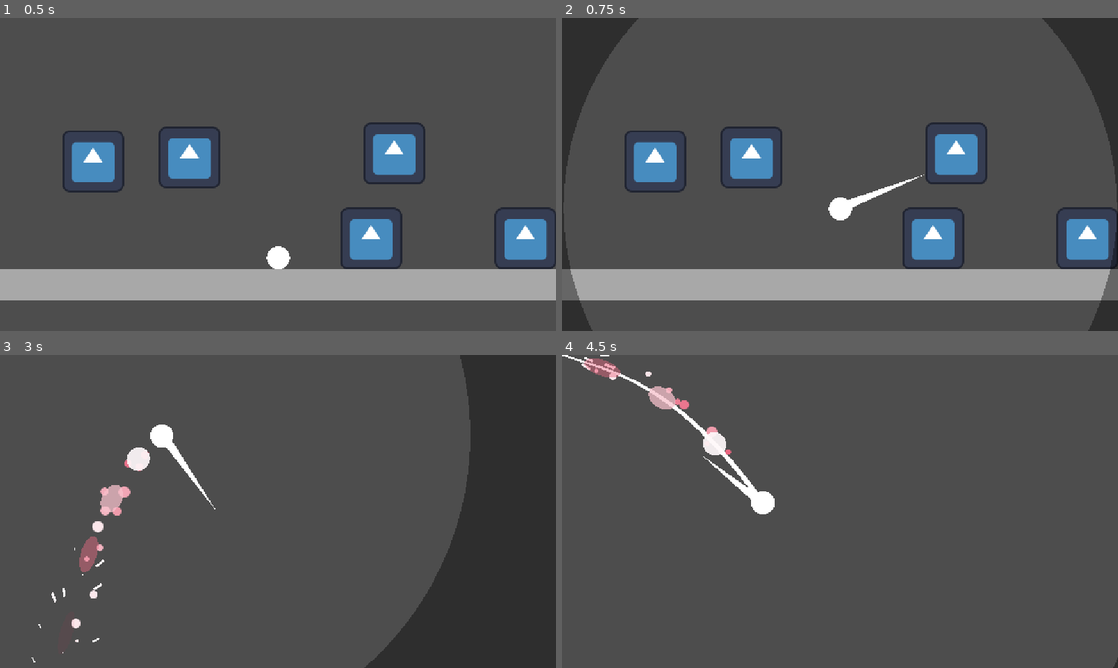
Above: before the commit, frames 1-4 (two rows, left to right).
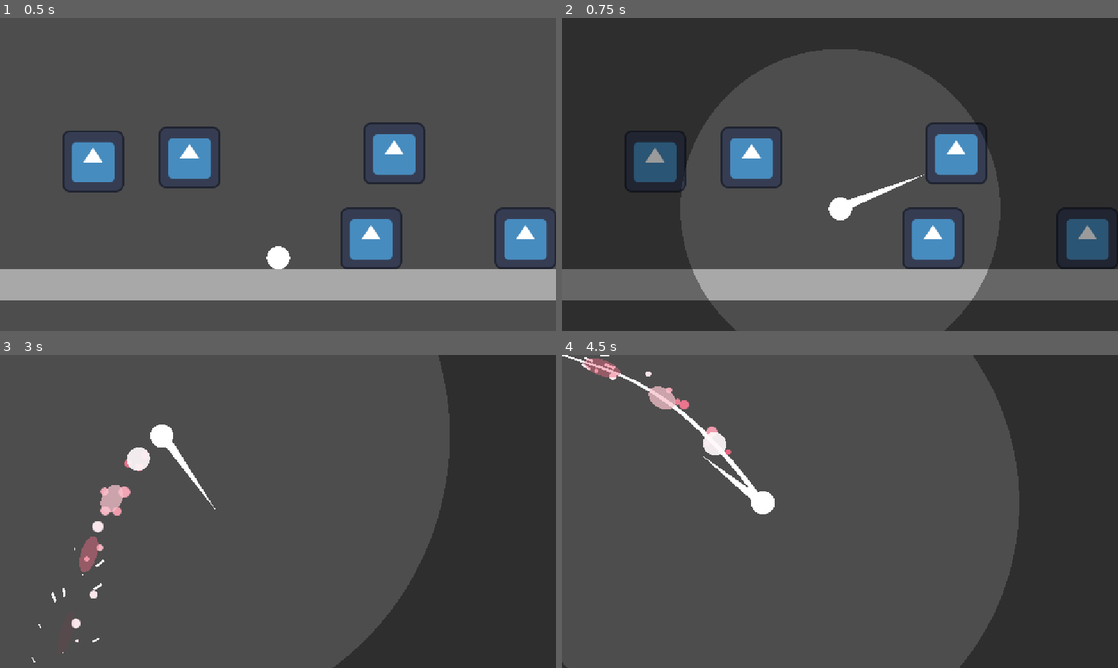
Above: after the commit, the same moments.

Repository: cookie1170/juice-test
Game: Godot game, scene res://levels/main.tscn
The game is run twice, just before and just after one commit, with the same random seed, the same clock (stepped at 60 frames per second) and the same inputs. The engine's default icon, where the game draws it, is replaced by a stand-in: a white triangle on a blue panel in a dark square.
Inputs (mouse positions are in pixels of both pictures, inside the frame that each line leads up to):
- Up to frame 1 (0.5 s): no input
- Up to frame 2 (0.75 s): tap Enter (ui_accept) at 0.5 s; move the mouse to (962, 158) at 0.52 s; press the mouse at (962, 158) at 0.53 s; hold D (right) from 0.53 s (still down)
- Up to frame 3 (3 s): tap Enter (ui_accept) at 0.77 s; release D (right) at 1.25 s; release the mouse at (400, 495) at 1.25 s; drag from (166, 527) to (522, 574) at 1.27 s; move the mouse to (333, 442) at 2.02 s; hold D (right) 2.03-2.75 s; hold Space (bounce) 2.03-2.75 s; click (333, 442) at 2.3 s; drag from (250, 574) to (183, 433) at 2.77 s
- Up to frame 4 (4.5 s): move the mouse to (1006, 558) at 3.52 s; hold A (left) 3.53-4.25 s; hold F 3.53-4.25 s; tap Enter (ui_accept) at 3.77 s; click (1006, 558) at 3.8 s; drag from (673, 464) to (756, 433) at 4.27 s

Frame 1 is identical in both runs. In frame 2, 49% of the frame differs, in the area x 0-100%, y 0-100%; in frame 3, 4.1%; in frame 4, 21%.

Commit message:
player getting hit effects

Diff:
--- a/common/vignette.gd
+++ b/common/vignette.gd
@@ -11,7 +11,7 @@
 	material.set_shader_parameter("size", size)
 	if tween:
 		tween.kill()
-	tween = get_tree().create_tween()
+	tween = get_tree().create_tween().set_ignore_time_scale()
 	match type:
 		0:
 			tween.tween_method(func(value: float):
--- a/player/dashing.gd
+++ b/player/dashing.gd
@@ -42,7 +42,7 @@
 		vel_tween.kill()
 	if time_tween:
 		time_tween.kill()
-	Vignette.fade_vignette(vignette_dist, 0.25, 0)
+	Vignette.fade_vignette(vignette_dist, 0.5, 0)
 	dash_particles_1.emitting = false
 	dash_particles_2.emitting = false
 	dash_indicator.change_visible(false)
@@ -52,7 +52,6 @@
 func _physics_process(delta: float) -> void:
 	if Input.is_action_pressed("dash") and not has_pressed:
 		owner.velocity.y -= owner.fall_grav * delta
-		Vignette.pos = owner.phantom_camera.to_local(owner.mesh.global_position)
 		if Input.is_action_just_pressed("abort_dash"):
 			state_changed.emit(falling_state)
 	if Input.is_action_just_released("dash"):
@@ -75,6 +74,8 @@
 		scale_tween.kill()
 	if color_tween:
 		color_tween.kill()
+	if owner.hit_flash_tween:
+		owner.hit_flash_tween.kill()
 	scale_tween = get_tree().create_tween()
 	scale_tween.set_ease(Tween.EASE_IN_OUT).set_trans(Tween.TRANS_SINE)
 	color_tween = get_tree().create_tween().set_parallel()
--- a/player/player.tscn
+++ b/player/player.tscn
@@ -109,7 +109,70 @@
 scale_curve = SubResource("CurveTexture_kb6p2")
 color_ramp = SubResource("GradientTexture1D_kb6p2")
 
-[node name="Player" type="CharacterBody2D" node_paths=PackedStringArray("hang_timer", "offset_timer", "dash_attack_timer", "mesh", "dash_particles", "trail", "dash_hitbox", "hurtbox", "state_machine", "bouncing_state", "falling_state", "dashing_state", "grounded_state")]
+[sub_resource type="Gradient" id="Gradient_kb6p2"]
+offsets = PackedFloat32Array(0, 0.5)
+colors = PackedColorArray(0.862745, 0.0784314, 0.235294, 1, 0.986274, 0.907843, 0.923529, 1)
+metadata/_snap_enabled = true
+
+[sub_resource type="GradientTexture1D" id="GradientTexture1D_wodsf"]
+gradient = SubResource("Gradient_kb6p2")
+
+[sub_resource type="Curve" id="Curve_32hag"]
+_limits = [0.0, 100.0, 0.0, 1.0]
+_data = [Vector2(0, 1), 0.0, 0.0, 0, 0, Vector2(0.5, 100), 0.0, 0.0, 0, 0]
+point_count = 2
+
+[sub_resource type="CurveTexture" id="CurveTexture_tqiix"]
+curve = SubResource("Curve_32hag")
+
+[sub_resource type="Curve" id="Curve_e7oew"]
+_data = [Vector2(1e-05, 0), 0.0, 0.0, 0, 0, Vector2(0.1, 1), 0.0, 0.0, 0, 0, Vector2(0.8, 1), 0.0, 0.0, 0, 0, Vector2(0.99999, 0), 0.0, 0.0, 0, 0]
+point_count = 4
+
+[sub_resource type="CurveTexture" id="CurveTexture_c35mf"]
+curve = SubResource("Curve_e7oew")
+
+[sub_resource type="ParticleProcessMaterial" id="ParticleProcessMaterial_65viv"]
+lifetime_randomness = 0.5
+particle_flag_disable_z = true
+initial_velocity_min = 303.92
+initial_velocity_max = 333.33
+gravity = Vector3(0, 0, 0)
+damping_min = 8.0
+damping_max = 8.0
+damping_curve = SubResource("CurveTexture_tqiix")
+scale_min = 0.5
+scale_max = 1.5
+scale_curve = SubResource("CurveTexture_c35mf")
+color_ramp = SubResource("GradientTexture1D_wodsf")
+
+[sub_resource type="Gradient" id="Gradient_wodsf"]
+offsets = PackedFloat32Array(0, 0.5)
+colors = PackedColorArray(0.862745, 0.0784314, 0.235294, 1, 1, 1, 1, 1)
+metadata/_snap_enabled = true
+
+[sub_resource type="GradientTexture1D" id="GradientTexture1D_32hag"]
+gradient = SubResource("Gradient_wodsf")
+
+[sub_resource type="Curve" id="Curve_tqiix"]
+_data = [Vector2(1e-05, 0), 0.0, 0.0, 0, 0, Vector2(0.1, 1), 0.0, 0.0, 0, 0, Vector2(0.99999, 0), 0.0, 0.0, 0, 0]
+point_count = 3
+
+[sub_resource type="CurveTexture" id="CurveTexture_e7oew"]
+curve = SubResource("Curve_tqiix")
+
+[sub_resource type="ParticleProcessMaterial" id="ParticleProcessMaterial_c35mf"]
+lifetime_randomness = 0.5
+particle_flag_align_y = true
+particle_flag_disable_z = true
+spread = 25.0
+initial_velocity_min = 367.65
+initial_velocity_max = 411.77
+gravity = Vector3(0, 98, 0)
+scale_curve = SubResource("CurveTexture_e7oew")
+color_ramp = SubResource("GradientTexture1D_32hag")
+
+[node name="Player" type="CharacterBody2D" node_paths=PackedStringArray("hang_timer", "offset_timer", "dash_attack_timer", "mesh", "dash_particles", "hurt_particles_1", "hurt_particles_2", "trail", "dash_hitbox", "hurtbox", "state_machine", "bouncing_state", "falling_state", "dashing_state", "grounded_state")]
 physics_interpolation_mode = 1
 script = ExtResource("1_4flbx")
 peak_time = 0.45
@@ -127,6 +190,8 @@
 dash_attack_timer = NodePath("DashAttackTimer")
 mesh = NodePath("Mesh")
 dash_particles = NodePath("DashParticles")
+hurt_particles_1 = NodePath("HurtParticles")
+hurt_particles_2 = NodePath("HurtParticles2")
 trail = NodePath("Trail")
 dash_hitbox = NodePath("DashHitbox")
 hurtbox = NodePath("Hurtbox")
@@ -215,6 +280,7 @@
 metadata/_custom_type_script = "uid://d3mvxnoga10c0"
 
 [node name="Dashing" type="Node2D" parent="StateMachine" node_paths=PackedStringArray("grounded_state", "falling_state", "clone_timer", "dash_indicator", "dash_particles_1", "dash_particles_2")]
+visible = false
 script = ExtResource("5_qjkh3")
 clone_amount = 5
 grounded_state = NodePath("../Grounded")
@@ -290,6 +356,26 @@
 randomness = 0.5
 process_material = SubResource("ParticleProcessMaterial_wodsf")
 
+[node name="HurtParticles" type="GPUParticles2D" parent="."]
+position = Vector2(0, -24)
+emitting = false
+amount = 16
+texture = ExtResource("11_2ieo8")
+one_shot = true
+explosiveness = 0.9
+randomness = 0.4
+process_material = SubResource("ParticleProcessMaterial_65viv")
+
+[node name="HurtParticles2" type="GPUParticles2D" parent="."]
+show_behind_parent = true
+position = Vector2(0, -24)
+emitting = false
+texture = SubResource("GradientTexture2D_ebec5")
+one_shot = true
+explosiveness = 0.85
+randomness = 0.5
+process_material = SubResource("ParticleProcessMaterial_c35mf")
+
 [connection signal="timeout" from="OffsetTimer" to="." method="_on_offset_timeout"]
 [connection signal="timeout" from="Trail/TrailTimer" to="Trail" method="_timeout"]
 [connection signal="timeout" from="StateMachine/Dashing/CloneTimer" to="StateMachine/Dashing" method="clone_spawn"]
--- a/player/player_common.gd
+++ b/player/player_common.gd
@@ -33,6 +33,8 @@
 @export var dash_attack_timer: Timer
 @export var mesh: MeshInstance2D
 @export var dash_particles: GPUParticles2D
+@export var hurt_particles_1: GPUParticles2D
+@export var hurt_particles_2: GPUParticles2D
 @export var trail: Line2D
 @export var dash_hitbox: Hitbox
 @export var hurtbox: Hurtbox
@@ -60,6 +62,7 @@
 
 var is_dashing: bool = false
 var cam_offset_tween: Tween
+var hit_flash_tween: Tween
 var final_offset: Vector2
 var is_cam_tweening: bool
 var move_direction: float
@@ -93,6 +96,7 @@
 
 
 func handle_movement(delta_time: float) -> void:
+	Vignette.pos = phantom_camera.to_local(mesh.global_position)
 	if state_machine.current_state == dashing_state:
 		move_direction = signf(velocity.x)
 		return
@@ -148,20 +152,40 @@
 
 
 func get_hit(hitbox: Hitbox) -> void:
-	velocity = -global_position.direction_to(hitbox.global_position) * 1024
-	if is_on_floor():
-		state_machine.change_state(bouncing_state)
+	var hit_direction: Vector2 = -global_position.direction_to(hitbox.global_position)
+	hit_direction.y = clampf(hit_direction.y, -1, -0.2)
+	var hit_angle: float = hit_direction.angle()
+	velocity = hit_direction * 1024
+	state_machine.change_state(bouncing_state)
+	if hit_flash_tween:
+		hit_flash_tween.kill()
+	if dashing_state.color_tween:
+		dashing_state.color_tween.kill()
 	var time_tween: Tween = get_tree().create_tween().set_ignore_time_scale()
+	hit_flash_tween = get_tree().create_tween().set_ignore_time_scale()
+	hit_flash_tween.set_ease(Tween.EASE_IN_OUT).set_trans(Tween.TRANS_SINE)
+	hit_flash_tween.tween_property(mesh, "modulate", Color.CRIMSON, 0.05)
+	hit_flash_tween.tween_property(mesh, "modulate", Color.WHITE, 0.5).set_delay(0.1)
 	time_tween.tween_property(Engine, "time_scale", 0.1, 0.1)
 	time_tween.tween_property(Engine, "time_scale", 1.0, 0.75)
-	print_debug("player hit")
+	hurt_particles_1.rotation = hit_angle
+	hurt_particles_2.rotation = hit_angle
+	phantom_camera.noise.amplitude = 64.0
+	phantom_camera.noise.frequency = 2.0
+	phantom_camera.noise.positional_noise = true
+	Vignette.fade_vignette(100.0, 0.1, 1)
+	await get_tree().create_timer(0.15, true, false, true).timeout
+	hurt_particles_1.restart()
+	hurt_particles_2.restart()
+	await get_tree().create_timer(0.2, true, false, true).timeout
+	phantom_camera.noise.positional_noise = false
+	Vignette.fade_vignette(100.0, 0.35, 0)
 
 
 func on_hit(_hurtbox: Hurtbox) -> void:
 	if Input.is_action_pressed("bounce"):
 		state_machine.change_state(bouncing_state)
 		velocity.y *= 1.25
-	print_debug("enemy hit")
 
 
 func _on_offset_timeout() -> void:
Not shown: 1 places in player/player.tscn that only renumber resources
